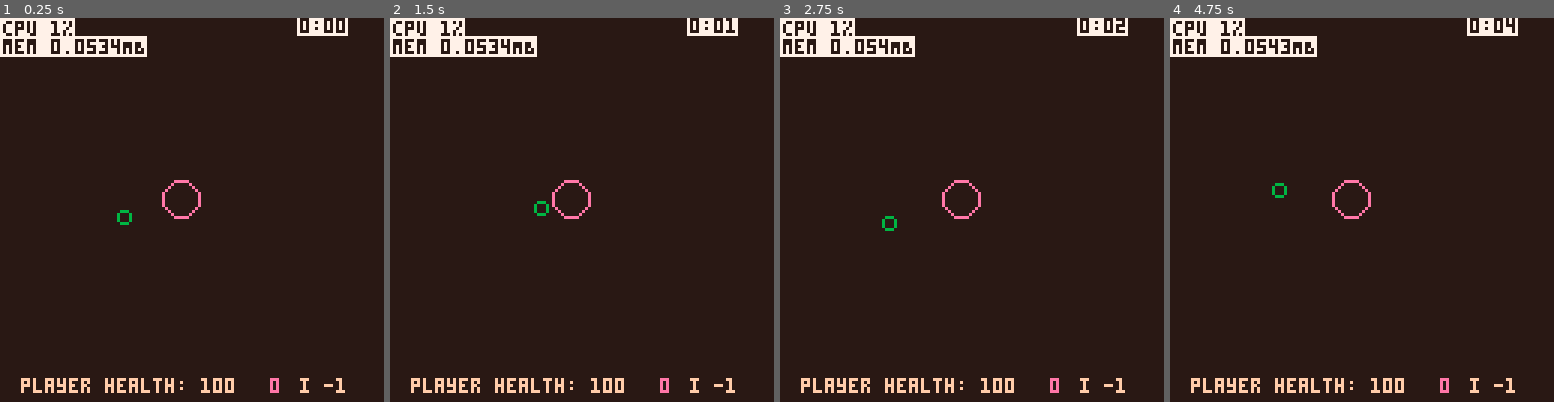
Above: before the commit, frames 1-4 (left to right).
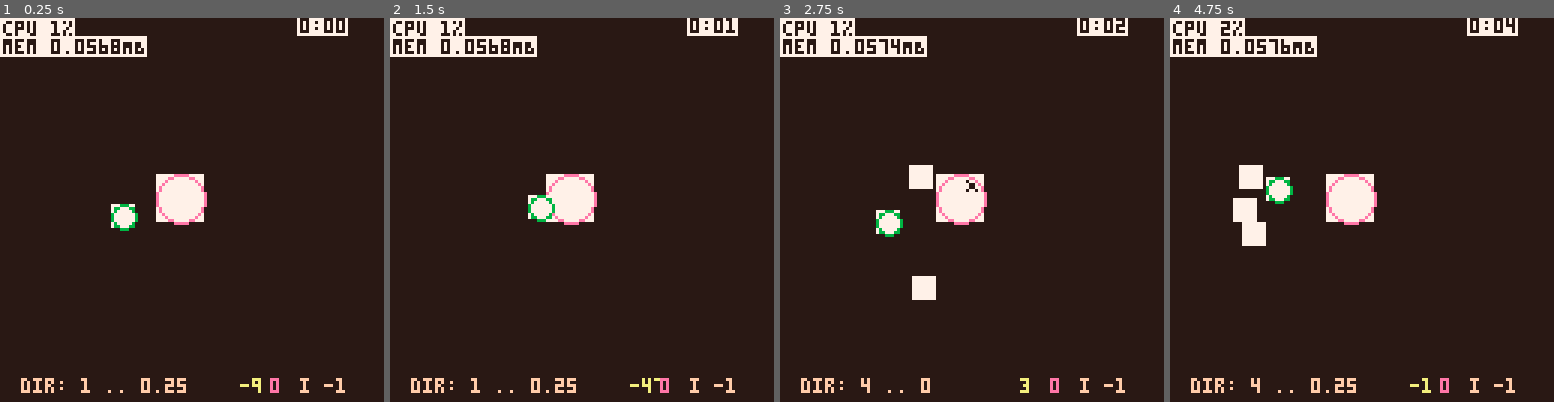
Above: after the commit, the same moments.

Repository: wsasaki01/bath-hack-2026
Game: PICO-8 cartridge fake.p8
Two runs of this game, one before a commit and one after it. Both use one fixed random seed, a clock stepped at 60 frames per second and the inputs below.
Inputs:
- Up to frame 1 (0.25 s): no input
- Up to frame 2 (1.5 s): tap O (Z key) at 0.7 s
- Up to frame 3 (2.75 s): hold Right 1.6-2.1 s; tap O (Z key) at 1.7, 2.1, 2.5 s; hold Up 2.15-2.42 s; hold Right from 2.47 s (still down)
- Up to frame 4 (4.75 s): tap O (Z key) every 0.4 s from 2.9 to 4.5 s; release Right at 3.03 s; hold Left 3.08-3.58 s; hold Down 3.63-3.97 s; hold Right 4.02-4.68 s; hold Up from 4.73 s (still down)

The runs differ from the first frame. In frame 1, 3.0% of the frame differs, in the area x 6-68%, y 5-98%; in frame 2, 2.9%; in frame 3, 3.9%; in frame 4, 4.2%, in the area x 6-68%, y 0-98%.

Commit message:
player directions working animations still playing incorrectly

Diff:
--- a/bh26.p8
+++ b/bh26.p8
@@ -173,11 +173,11 @@
 
 
 __map__
-0000000000000010100000000000000000000000000000000000000000000000000000000000000000000000000000000000000000000000000000000000000000000000000000000000000000000000000000000000000000000000000000000000000000000000000000000000000000000000000000000000000000000000
-0000001010100000001000101000000000000000000000000000000000000000000000000000000000000000000000000000000000000000000000000000000000000000000000000000000000000000000000000000000000000000000000000000000000000000000000000000000000000000000000000000000000000000
-0000001000000000000000000010100000000000000000000000000000000000000000000000000000000000000000000000000000000000000000000000000000000000000000000000000000000000000000000000000000000000000000000000000000000000000000000000000000000000000000000000000000000000
-0000001010101010101000000000001000000000000000000000000000000000000000000000000000000000000000000000000000000000000000000000000000000000000000000000000000000000000000000000000000000000000000000000000000000000000000000000000000000000000000000000000000000000
-0000001010101000000000000000001000000000000000000000000000000000000000000000000000000000000000000000000000000000000000000000000000000000000000000000000000000000000000000000000000000000000000000000000000000000000000000000000000000000000000000000000000000000
-0000100000001000000000100000001000000000000000000000000000000000000000000000000000000000000000000000000000000000000000000000000000000000000000000000000000000000000000000000000000000000000000000000000000000000000000000000000000000000000000000000000000000000
-0000100000001010101010100010101000000000000000000000000000000000000000000000000000000000000000000000000000000000000000000000000000000000000000000000000000000000000000000000000000000000000000000000000000000000000000000000000000000000000000000000000000000000
-0000101010101010101000101000000000000000000000000000000000000000000000000000000000000000000000000000000000000000000000000000000000000000000000000000000000000000000000000000000000000000000000000000000000000000000000000000000000000000000000000000000000000000
+0000000000050505050505050000000000000000000000000000000000000000000000000000000000000000000000000000000000000000000000000000000000000000000000000000000000000000000000000000000000000000000000000000000000000000000000000000000000000000000000000000000000000000
+0000050505050505050505050505050000000000000000000000000000000000000000000000000000000000000000000000000000000000000000000000000000000000000000000000000000000000000000000000000000000000000000000000000000000000000000000000000000000000000000000000000000000000
+0005050505050505050505050505050500000000000000000000000000000000000000000000000000000000000000000000000000000000000000000000000000000000000000000000000000000000000000000000000000000000000000000000000000000000000000000000000000000000000000000000000000000000
+0005050505050505050505050505050500000000000000000000000000000000000000000000000000000000000000000000000000000000000000000000000000000000000000000000000000000000000000000000000000000000000000000000000000000000000000000000000000000000000000000000000000000000
+0005050505050505050505050505050500000000000000000000000000000000000000000000000000000000000000000000000000000000000000000000000000000000000000000000000000000000000000000000000000000000000000000000000000000000000000000000000000000000000000000000000000000000
+0005050505050505050505050505050500000000000000000000000000000000000000000000000000000000000000000000000000000000000000000000000000000000000000000000000000000000000000000000000000000000000000000000000000000000000000000000000000000000000000000000000000000000
+0005050505050505050505050505050500000000000000000000000000000000000000000000000000000000000000000000000000000000000000000000000000000000000000000000000000000000000000000000000000000000000000000000000000000000000000000000000000000000000000000000000000000000
+0005050505050505050505050505050500000000000000000000000000000000000000000000000000000000000000000000000000000000000000000000000000000000000000000000000000000000000000000000000000000000000000000000000000000000000000000000000000000000000000000000000000000000
--- a/draw.lua
+++ b/draw.lua
@@ -43,7 +43,9 @@
 		print("\#0"..mins..":"..(nice_secs<10 and "0" or "")..secs, 100,0,7)
 
 		-- debug display player health
-		print("player health: "..plyr.hp, 7, 120, 4)
+		--print("hp: "..plyr.hp, 7, 120, 4)
+		print("dir: "..plyr.anim_i.." .. "..plyr.dir, 7, 120, 4)
+		print(plyr.tick, 80, 120, 12)
 		print(total_dmg, 90, 120, 8)
 		print("i "..plyr.iframe, 100, 120, 4)
 
--- a/enemies.lua
+++ b/enemies.lua
@@ -4,12 +4,12 @@
     -- enemy base class object
     enemy = class:new({
         name = "enemy",
-        clr = 12,   -- colour
-        sprt = 10,  -- sprite index
+        clr = -1,   -- colour
+        sprt = 6,  -- sprite index
 
         x = -1,
         y = -1,
-        collide_r = 2,  -- circle radius for projectiles
+        collide_r = 4,  -- circle radius for projectiles
 
         dmg = 1,   -- strength of attack
         spd = 20,    -- speed
@@ -57,19 +57,19 @@
     -- enemy class entities
     -- more subclasses can be added if needed e.g. drinks, evil old men, etc
     beer = enemy:new({
+        name = "beer",
         spd = 0.5,
-        clr = 10,
-        name = "beer"
+        sprt = 23,
     })
 
     ginger_beer = beer:new({
-        clr = 4,
-        name = "ginger beer"
+        name = "ginger beer",
+        clr = 4, -- TODO: try and recolour beer sprite?
     })
 
     wine = enemy:new({
+        name = "wine",
         spd = 0.25,
-        clr = 2,
-        name = "wine"
+        sprt = 7
     })
 end
--- a/init.lua
+++ b/init.lua
@@ -1,7 +1,12 @@
 function _init()
 	printh("**********************")
+	-- colour pallete swapping
 	poke(0x5f2e,1)
 	pal({[0]=7,6,0,-4,15,4,-12,-16,14,8,-8,-15,-9,-6,-5,-13},1)
+	-- transparency swapping
+	palt(0, false)
+	palt(3, true) -- bright blue as transparent (for now)
+
 	-- Global counter, increments every frame
 	global_cnt = 0
 
@@ -9,7 +14,9 @@
 	block = false
 
 	-- See README for counter info
-    counters = {}
+    counters = {
+		"anim_timer"
+	}
     cname = split"trans_cnt"
     for c in all(cname) do
         counters[c] = -1
--- a/player.lua
+++ b/player.lua
@@ -1,9 +1,27 @@
+get_dir_from_tan = function(tan)
+	if tan >= 0.125 and tan <= 0.375 then return 1 end -- up
+	if tan >= 0.625 and tan <= 0.875 then return 2 end -- down
+	if tan < 0.625 and tan > 0.375 then return 3 end -- left
+	return 4 -- right
+end
+
 playerClass = class:new({
 	x = 64,
 	y = 64,
-	collide_r = 6,
-	clr = 11, -- colour of sprite
+
+	collide_r = 8,
 	dir = 0,
+
+	anims = {
+		{36, 38, 36, 40}, -- walk up
+		{0, 32, 0, 34}, -- walk down
+		{42, 44, 42, 46}, -- walk sideways (flip for left / right)
+	},
+
+	idle = true,
+	anim_i = 1,
+	anim_frame = 1,
+	tick = -1, -- change to counter
 
 	hp = 100,
 	xp = 0,
@@ -17,8 +35,21 @@
 	atk = 10, -- raw dmg
 	atkspd = 1,
 
+	update_hp = function(self, dmg)
+		if self.iframe < 0 and dmg > 0 then
+			self.hp -= dmg * self.def
+			self.iframe = 3
+		end
+	end,
+
 	update = function(_ENV)
 		if iframe >= 0 then iframe -= 1 end
+		if not idle and tick <= 0 then
+			anim_frame = (anim_frame + 1) % 3
+			tick = 4 -- 4 frames until next animation is seen
+		else
+			tick -= 1
+		end
 
 		local hor,ver=0,0
 		if btn(0) then hor -= 1 end
@@ -30,18 +61,27 @@
 		if hor!=0 or ver!=0 then
 			x+= cos(dir) * spd
 			y+= sin(dir) * spd
+
+			idle = false
+			if anim_i != get_dir_from_tan(dir) then -- changed direction = restart animation
+				anim_i = get_dir_from_tan(dir)
+				anim_frame = 1
+			end
+		else
+			idle = true
+			anim_frame = 1
 		end
-	end,
 
-	update_hp = function(self, dmg)
-		if self.iframe < 0 and dmg > 0 then
-			self.hp -= dmg * self.def
-			self.iframe = 3
-		end
 	end,
 
 	draw = function (_ENV)
-        spr(1, x-4, y-4)
+		if anim_i == 4 then
+			a = anims[3]
+			spr(a[anim_frame], x-8, y-8, 2, 2, true) -- flip x if facing right (check if adjusted coords still work)
+		else
+			a = anims[anim_i]
+        	spr(a[anim_frame], x-8, y-8, 2, 2) -- drawing so bounding box is centred
+		end
 		circ(x, y, collide_r, 8)
     end,
 })
--- a/projectiles.lua
+++ b/projectiles.lua
@@ -55,7 +55,7 @@
 			end
 
 			proj.draw = function(_ENV)
-				spr(17, x, y)
+				spr(4, x, y)
 			end
 		end
 	end
Not shown, changed: 32 lines of the sprite sheet (__gfx__) section of bh26.p8
